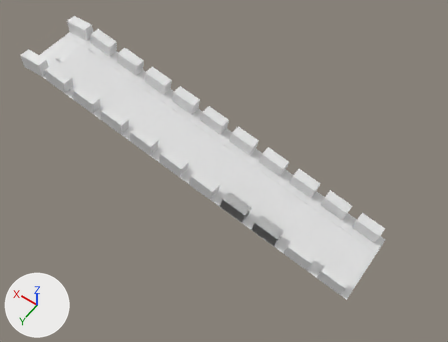
Two versions of the Blender file base.blend, one commit apart.
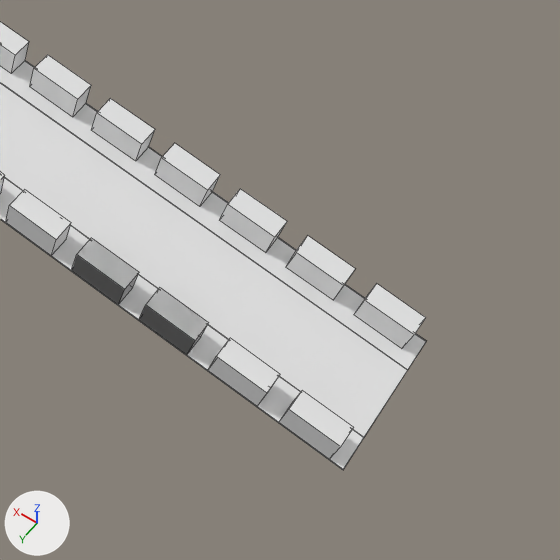
There are two pictures of each version: one whole from a 50 mm lens placed at (-117.5, 83.9, 139.0), pointed at (-58.7, 1.5, 9.5), one close up on the part from 42% to 100% of the width and 23% to 100% of the height. The lights are fixed; the arrows at lower left show +X, +Y and +Z. The close-ups show mesh edges as thin lines.

Names of what the first close-up shows: 'Building.008', 'Building.010', 'Building.011', 'Building.012', 'Building.013', 'Building.014', 'Building.015', 'Building.016', 'Building.017', 'Building.018', 'Building.019', 'Ground'.
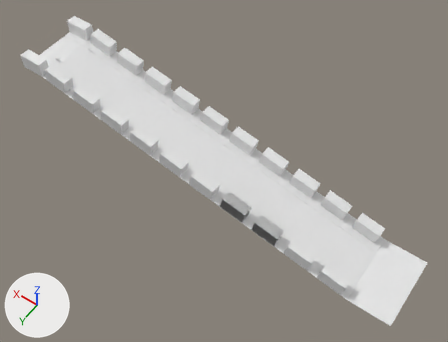
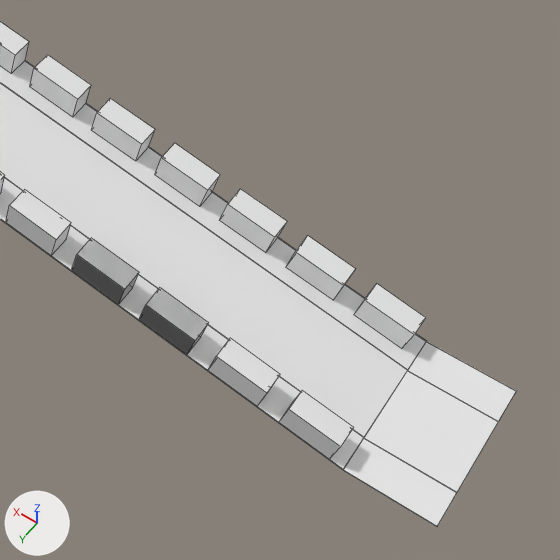
Commit message: Base Update (road at the bottom)

Location of each change, (x1, y1, x2, y2) in pixels of the close-ups (560 x 560 px):
'Ground', reshaped: before (0, 60, 426, 470); after (0, 60, 516, 526)
part 1 of me_cube_001, added: after (343, 341, 516, 526)

The change in detail:
me_cube_001 is used by ob_ground; location (0.0, 0.0, 20.0).
me_cube_001 had 84 vertices, 59 faces, 7 loose edges and spanned x -101.9..3.5, y -10.5..10.5, z -20.1..0.2.
me_cube_001 now has 108 vertices, 82 faces, 9 loose edges and spans x -113.7..3.5, y -10.5..10.5, z -20.1..0.2.
Part 1, on me_cube_001:
16 vertices are added at x -101.9, y -10.5..10.5, z -20.1..-20.0.
8 new vertices lie (-11.8, 0.0, 0.0) away from vertices in x -101.9, y -10.5..10.5, z -20.1..-20.0.
2 loose edges are added.
23 new faces join them.
